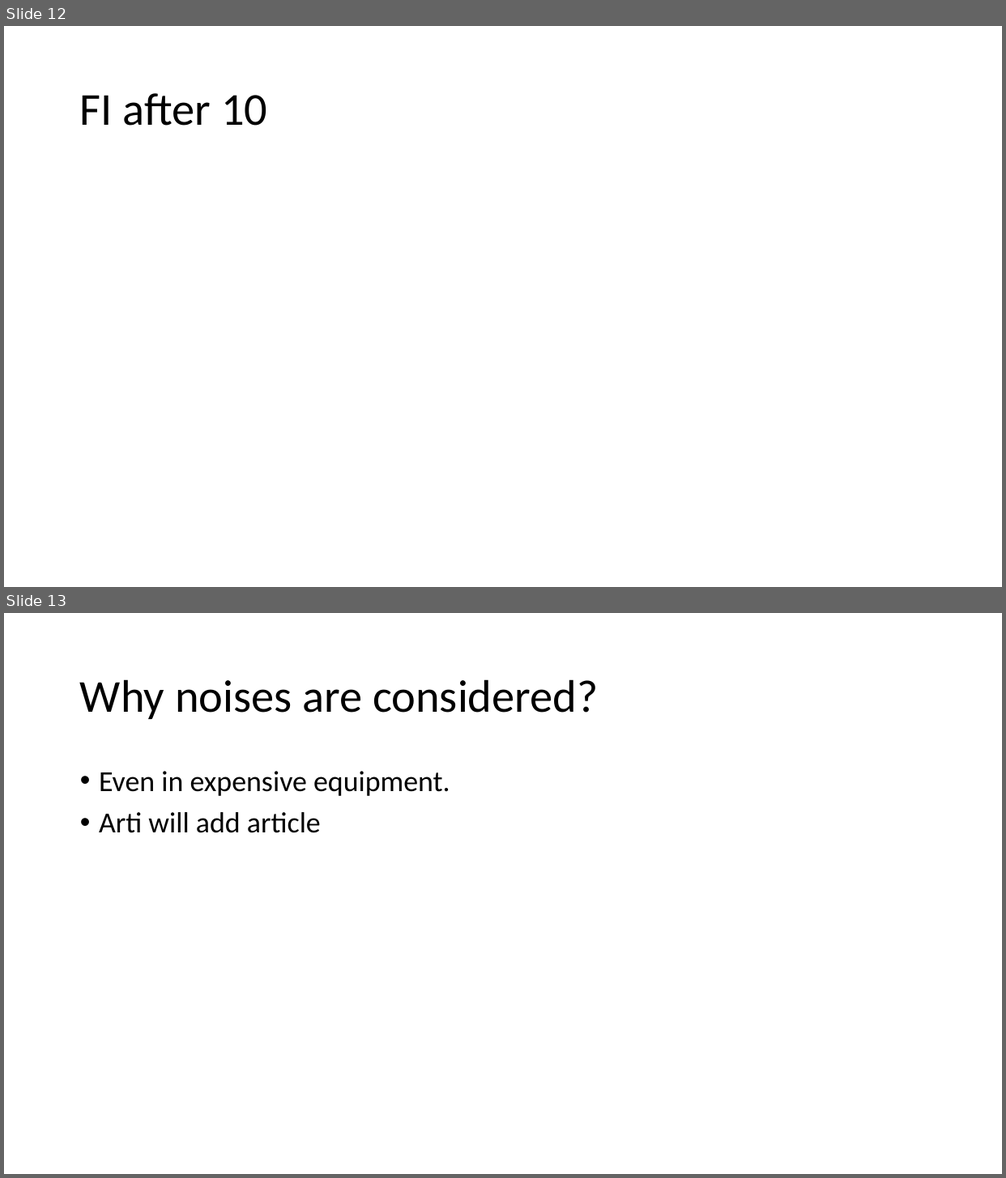
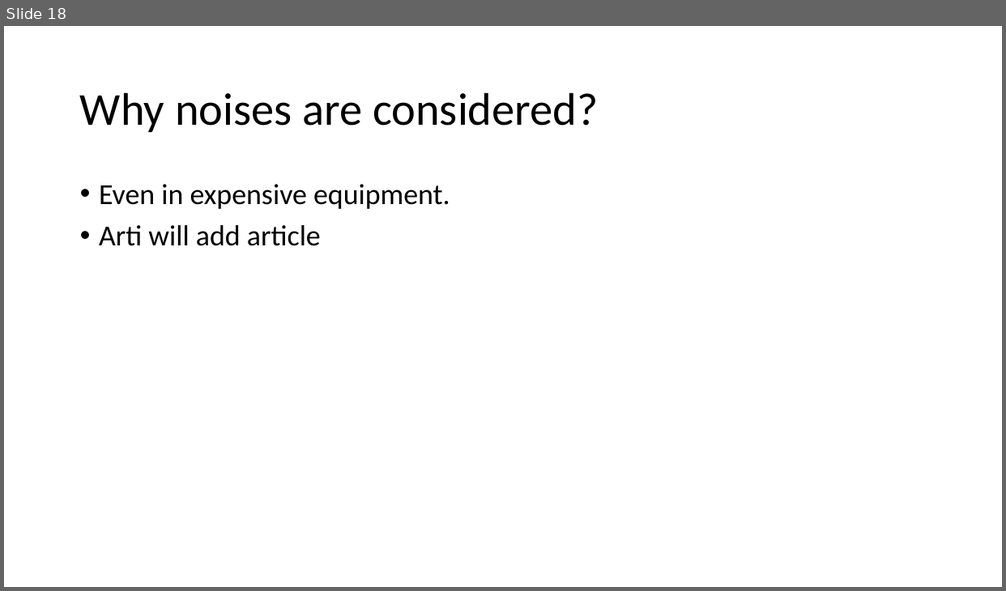
Before and after one commit to grep-aarkash/EECE-571K-Dependable-systems-project, a slide deck: Research/Presentation1.pptx. Shown one above the other, each under a label of ours: slides 12 and 13 before the commit, slide 18 after it. The pictures are 1006x1178 and 1006x591 pixels, drawn with LibreOffice and Linux fonts; fonts in the diff are those of the drawing. Boxes give left, top, right and bottom in pixels: in the first picture for what was removed or moved away, otherwise in the second. Text is boxed around its words. In the diff, an @@ line names an element or a change of style, - is before the commit and + after.

```diff
--- a/Research/Presentation1.pptx
+++ b/Research/Presentation1.pptx
@@ slide 12 removed at (4,26,1002,587), background #FFFFFF @@
@@ title removed at (80,93,267,126) @@
-FI after 10
@@ what was slide 13 is now slide 18 @@
```
Also in this commit, not shown: 2 slides changed, 8 slides added, 2 other slides removed.
